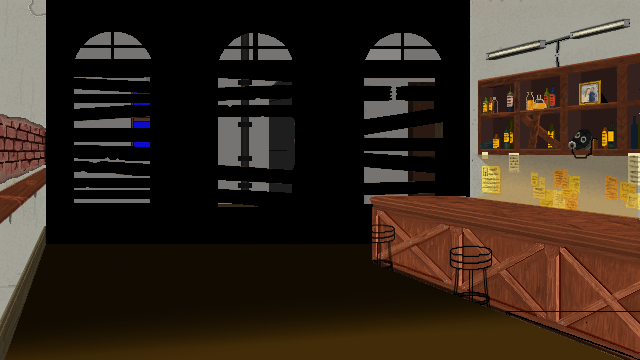
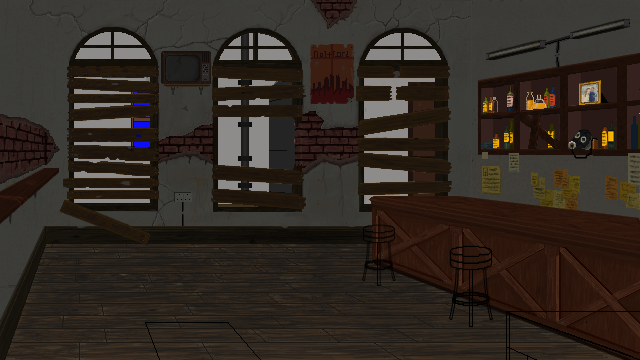
Layers edited between the first and the second 640 x 360 image:
"Shadow Group": opacity 100% → 63% over [0, 0, 640, 360]
painted on "Shadow Left Wall" over [0, 0, 46, 360]
painted on "Shadow Mid Right Wall" over [258, 33, 443, 204]
painted on "Shadow Mid Left Wall" over [74, 32, 258, 207]
painted on "Shadow Right Wall" over [470, 0, 640, 155]
painted on "Shadow Floor" over [5, 244, 622, 360]
added layer "Shadow Bar" in group "Shadow Group" over [369, 196, 640, 360]
added layer "cupboard shadow" in group "Shadow Group" over [477, 52, 640, 186]
"Shadow under Cupboard": opacity 40% → 100%, painted on it, masked it over [470, 155, 640, 219]
